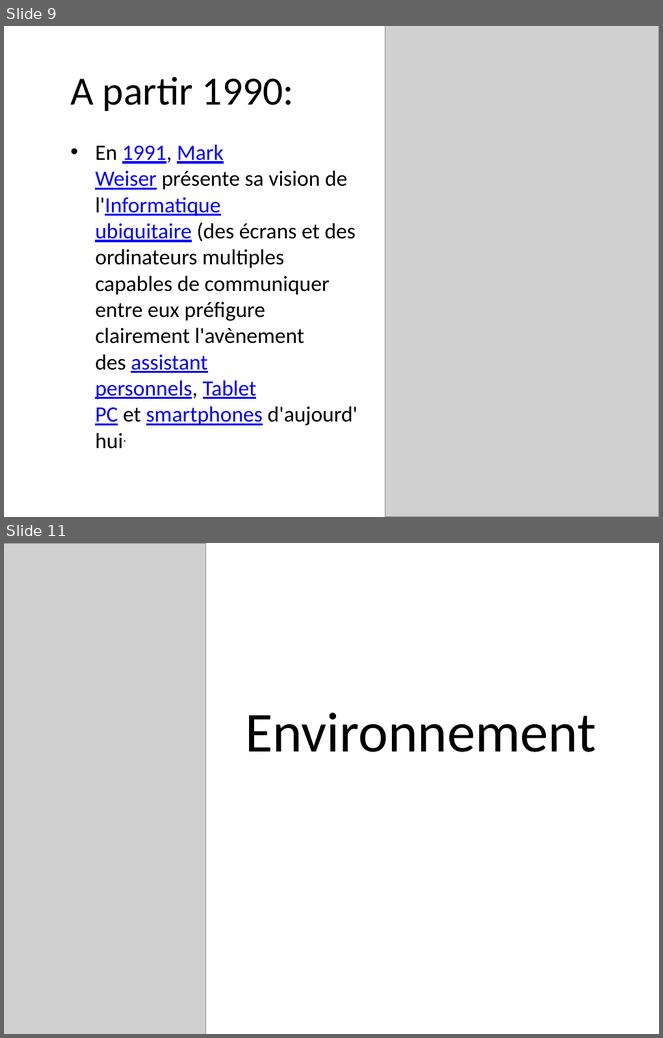
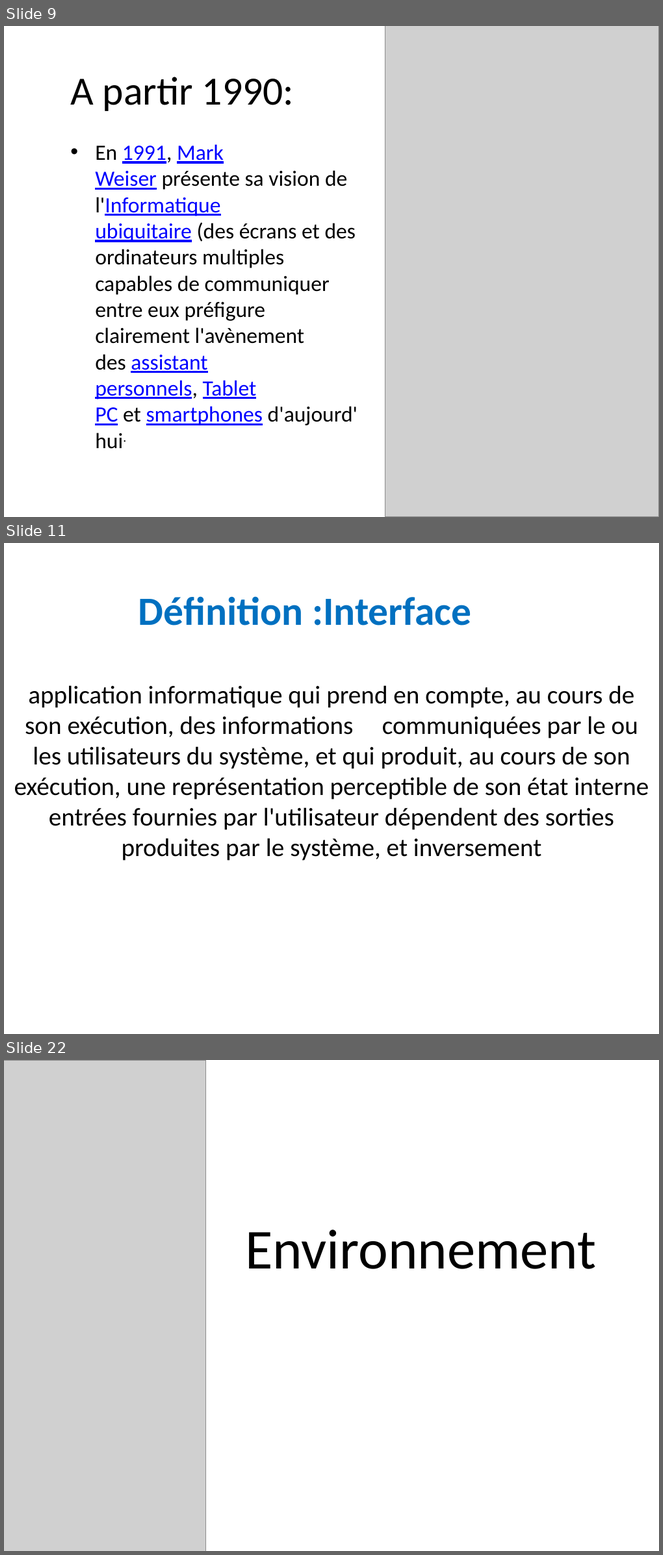
Before and after one commit to LucNtonga/IHM, a slide deck: INTERFACE.pptx. Shown one above the other, each under a label of ours: slides 9 and 11 before the commit, slides 9, 11 and 22 after it; the slides between them are not shown. The pictures are 663x1038 and 663x1555 pixels, drawn with LibreOffice and Linux fonts; fonts in the diff are those of the drawing; grey boxes stand for pictures; background and template pictures are left out. Boxes give left, top, right and bottom in pixels: in the first picture for what was removed or moved away, otherwise in the second. Text is boxed around its words. In the diff, an @@ line names an element or a change of style, - is before the commit and + after.

```diff
--- a/INTERFACE.pptx
+++ b/INTERFACE.pptx
@@ slide 11 added at box(4, 543, 659, 1034), background picture (left out) @@
@@ title added at box(139, 596, 471, 626), 44 pt, text #0070C0, bold @@
+Définition :Interface
@@ subtitle added at box(14, 685, 649, 861), 28 pt, text #000000 @@
+application informatique qui prend en compte, au cours de son exécution, des informations communiquées par le ou les utilisateurs du système, et qui produit, au cours de son exécution, une représentation perceptible de son état interne entrées fournies par l'utilisateur dépendent des sorties produites par le système, et inversement
@@ what was slide 11 is now slide 22 @@
```
Also in this commit, not shown: 1 slide changed, 10 other slides added.
